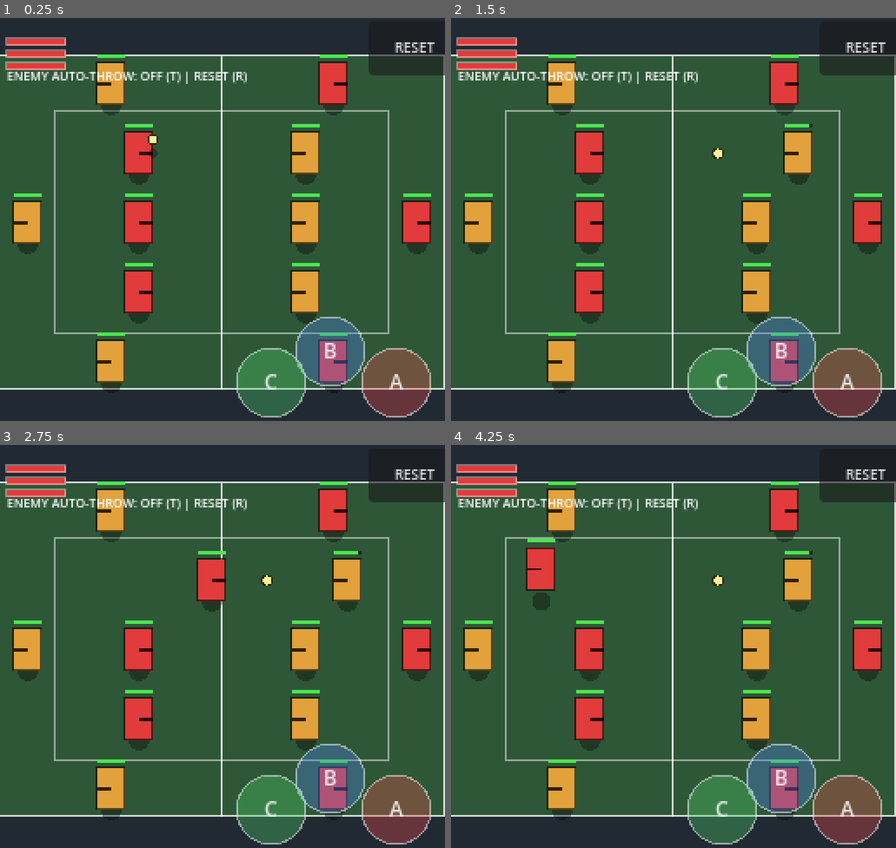
Above: before the commit, frames 1-4 (two rows, left to right).
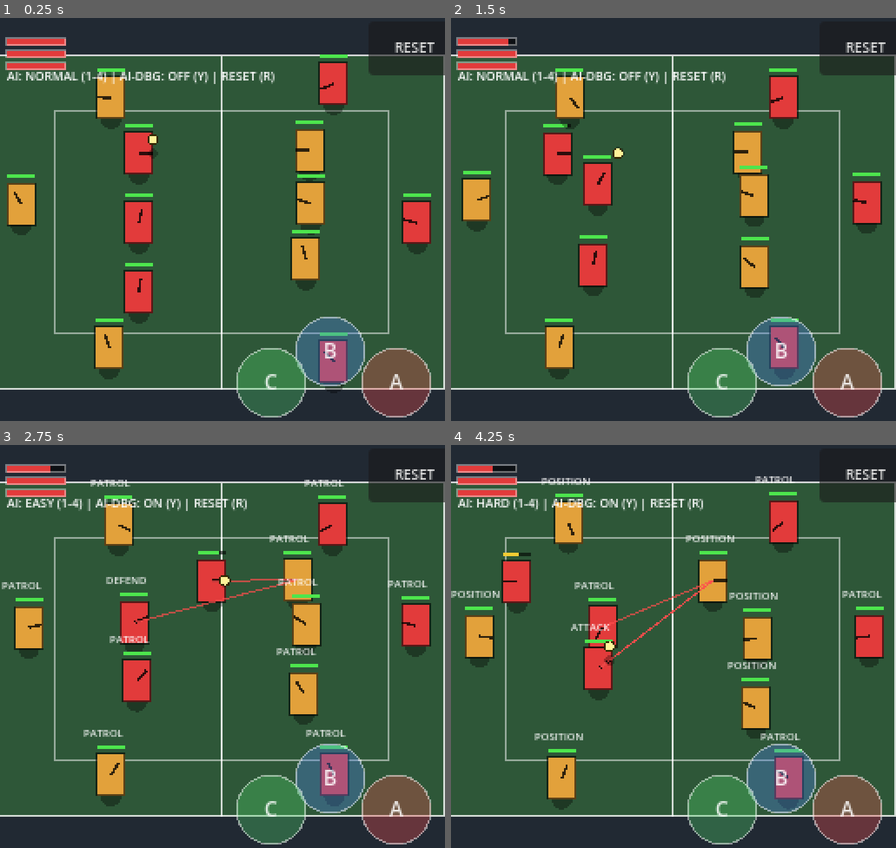
Above: after the commit, the same moments.

Repository: bitflickr/chou_nekketsu_koukou_kunio
Game: Godot game, scene res://scenes/court.tscn
Same seed, same stepped clock (60 frames per second), same inputs: the game is played once before the commit and once after it.
Inputs (mouse positions are in pixels of both pictures, inside the frame that each line leads up to):
- Up to frame 1 (0.25 s): no input
- Up to frame 2 (1.5 s): tap Enter at 0.5 s; drag from (673, 223) to (602, 155) at 0.52 s; drag from (584, 243) to (718, 155) at 1.27 s
- Up to frame 3 (2.75 s): move the mouse to (267, 557) at 2.02 s; hold D (kn_move_right) from 2.03 s (still down); tap Y at 2.1 s; tap 1 at 2.3 s
- Up to frame 4 (4.25 s): release D (kn_move_right) at 2.75 s; drag from (651, 735) to (540, 586) at 2.77 s; move the mouse to (807, 710) at 3.52 s; hold A (kn_move_left) from 3.53 s (still down); tap 2 at 3.6 s; tap Space (kn_jump) at 3.77 s; tap 3 at 3.8 s

The runs differ from the first frame. In frame 1, 6.2% of the frame differs, in the area x 1-97%, y 9-93%; in frame 2, 14%; in frame 3, 13%; in frame 4, 14%, in the area x 0-98%, y 5-93%.

Commit message:
feat(ai): implement M5 AI system
- Add AIController (PATROL/CHASE/ATTACK/PASS/DEFEND/POSITION state machine,
  4 difficulty levels, target selection, catch/dodge & pass decisions, debug viz)
- Inject AI intent hooks (ai_move/ai_jump/ai_catch/ai_crouch) into Character,
  reusing the existing state machine for non-player characters
- Wire controllers into Court for all non-player characters; hotkeys 1-4 switch
  difficulty, Y toggles AI debug draw
- Add test_l5 headless regression (difficulty params, target selection, throw,
  catch/dodge); all green, L1/L3 still pass
- Sync plans: roadmap M5 done, SP-M05 statuses/acceptance, GDD 9.4 impl notes
- Include missing companion .uid files for M4 scripts (GameManager, MatchHUD, L1/L3 tests)

Diff:
--- /dev/null
+++ b/source/scripts/character/ai_controller.gd
@@ -0,0 +1,421 @@
+class_name AIController
+extends Node2D
+## AI 行为控制器（M5）。
+##
+## 驱动非玩家角色完成巡逻/站位/追球/拾球/投球/传球/接球闪避等行为。
+## 通过向 Character 注入意图（ai_move / ai_jump / ai_catch / ai_crouch）复用既有角色
+## 状态机；持球时直接调用 Ball.throw / Ball.pass_to。
+##
+## 行为状态：PATROL / CHASE / ATTACK / PASS / DEFEND / POSITION（见 GDD §9）。
+## 难度参数：EASY / NORMAL / HARD / EXPERT（反应延迟、决策质量、必杀率、接球修正、站位精度）。
+
+enum AIState { PATROL, CHASE, ATTACK, PASS, DEFEND, POSITION }
+
+## 全局调试可视化开关（决策状态标签 + 目标连线），由 Court 按键切换。
+static var debug_draw := false
+
+## 触发威胁判定的来球半径（px）。
+const THREAT_RADIUS := 72.0
+
+## 难度参数表（索引 = Constants.AIDifficulty）。
+##   reaction     反应延迟（帧）：越大越迟钝
+##   quality      目标选择质量（0=随机，1=必选最优）
+##   special_rate 必杀技（跳投）使用倾向（占位，M6 细化）
+##   catch_corr   接球意愿阈值修正（提高则更敢接快球）
+##   jitter       站位精度偏差（px）
+const DIFFICULTY := [
+	{"reaction": 20, "quality": 0.0, "special_rate": 0.10, "catch_corr": -0.30, "jitter": 24.0},
+	{"reaction": 12, "quality": 0.70, "special_rate": 0.40, "catch_corr": 0.0, "jitter": 16.0},
+	{"reaction": 6, "quality": 0.90, "special_rate": 0.70, "catch_corr": 0.20, "jitter": 8.0},
+	{"reaction": 2, "quality": 1.0, "special_rate": 1.0, "catch_corr": 0.40, "jitter": 2.0},
+]
+
+const STATE_NAMES := ["PATROL", "CHASE", "ATTACK", "PASS", "DEFEND", "POSITION"]
+
+var character: Character = null
+var ball: Ball = null
+var difficulty := 1                  # Constants.AIDifficulty.NORMAL
+var ai_state: int = AIState.PATROL
+var home_position := Vector2.ZERO
+
+var _params: Dictionary = DIFFICULTY[1]
+var _prev_state: int = -1
+
+# 决策计时 / 反应
+var _threat_timer := 0               # 当前来球已被跟踪的帧数
+var _reacted := false                # 已对当前来球做出反应
+var _defend_action := ""             # "catch" / "crouch" / "side"
+var _side_dir := Vector2.ZERO        # 侧移闪避方向
+
+# 持球
+var _hold_timer := 0                 # 持球瞄准/出手计时
+var _want_special := false           # 本次进攻是否尝试跳投
+var _target: Character = null        # 当前投球目标
+
+
+func setup(c: Character, b: Ball, diff: int) -> void:
+	character = c
+	ball = b
+	set_difficulty(diff)
+	home_position = c.global_position
+
+
+func set_difficulty(diff: int) -> void:
+	difficulty = clampi(diff, 0, DIFFICULTY.size() - 1)
+	_params = DIFFICULTY[difficulty]
+
+
+# ---------------------------------------------------------------------------
+# 主循环
+# ---------------------------------------------------------------------------
+
+func _physics_process(_delta: float) -> void:
+	if character == null or not is_instance_valid(character):
+		queue_free()
+		return
+	global_position = character.global_position
+	if debug_draw:
+		queue_redraw()
+
+	# 比赛未进行 / 角色处于硬中断状态：保持静止，交由角色自身处理
+	if not GameManager.is_in_progress() \
+			or character.state in [Character.State.HIT, Character.State.DOWN, Character.State.OUT] \
+			or ball == null or not is_instance_valid(ball):
+		_clear_intent()
+		return
+
+	_update_state()
+	if ai_state != _prev_state:
+		_on_enter_state(ai_state)
+		_prev_state = ai_state
+	_clear_intent()
+	_execute_state()
+
+
+func _clear_intent() -> void:
+	if character == null:
+		return
+	character.ai_move = Vector2.ZERO
+	character.ai_jump = false
+	character.ai_catch = false
+	character.ai_crouch = false
+
+
+# ---------------------------------------------------------------------------
+# 状态选择（优先级：持球 > 来球威胁 > 拾球 > 站位/巡逻）
+# ---------------------------------------------------------------------------
+
+func _update_state() -> void:
+	if _holding():
+		ai_state = AIState.PASS if _should_pass() else AIState.ATTACK
+	elif _ball_is_threat():
+		ai_state = AIState.DEFEND
+	elif _should_chase():
+		ai_state = AIState.CHASE
+	elif _enemy_has_ball():
+		ai_state = AIState.POSITION
+	else:
+		ai_state = AIState.PATROL
+
+
+func _on_enter_state(s: int) -> void:
+	match s:
+		AIState.ATTACK:
+			_hold_timer = 0
+			_target = null
+			_want_special = randf() < float(_params.special_rate)
+		AIState.PASS:
+			_hold_timer = 0
+		AIState.DEFEND:
+			_threat_timer = 0
+			_reacted = false
+			_defend_action = ""
+
+
+func _execute_state() -> void:
+	match ai_state:
+		AIState.PATROL:
+			_execute_patrol()
+		AIState.POSITION:
+			_execute_position()
+		AIState.CHASE:
+			_execute_chase()
+		AIState.DEFEND:
+			_execute_defend()
+		AIState.ATTACK:
+			_execute_attack()
+		AIState.PASS:
+			_execute_pass()
+
+
+# ---------------------------------------------------------------------------
+# 行为：巡逻 / 站位（SP-M05.2）
+# ---------------------------------------------------------------------------
+
+## 无球且球未被任何一方持有：守在出生站位附近，面向球。
+func _execute_patrol() -> void:
+	_move_toward(home_position, maxf(float(_params.jitter), 6.0))
+	if character.ai_move == Vector2.ZERO:
+		_face(ball.global_position)
+
+
+## 对方持球时的防守站位：己方持球则前压，否则纵向跟随球以便拦截，面向球。
+func _execute_position() -> void:
+	var target := home_position
+	if _team_has_ball():
+		target.x += _attack_dir_x() * 24.0
+	else:
+		target.y = lerpf(home_position.y, ball.global_position.y, 0.4)
+	var j: float = float(_params.jitter)
+	target += Vector2(randf_range(-j, j), randf_range(-j, j))
+	_move_toward(target, maxf(j, 4.0))
+	if character.ai_move == Vector2.ZERO:
+		_face(ball.global_position)
+
+
+# ---------------------------------------------------------------------------
+# 行为：追球 / 拾球（SP-M05.3）
+# ---------------------------------------------------------------------------
+
+## 移向松弛的球；进入拾球半径后由 Ball 自动拾取。
+func _execute_chase() -> void:
+	_move_toward(ball.global_position, 2.0)
+
+
+# ---------------------------------------------------------------------------
+# 行为：接球 / 闪避（SP-M05.5）
+# ---------------------------------------------------------------------------
+
+func _execute_defend() -> void:
+	_face(ball.global_position)
+	if not _reacted:
+		_threat_timer += 1
+		if _threat_timer < int(_params.reaction):
+			return
+		_reacted = true
+		var speed_pf := ball.ground_velocity.length() / 60.0
+		var eff := Constants.catch_threshold(character.def) * (1.0 + float(_params.catch_corr))
+		if speed_pf <= eff:
+			_defend_action = "catch"
+		elif ball.duckable:
+			_defend_action = "crouch"
+		else:
+			_defend_action = "side"
+			var perp := ball.ground_velocity.normalized().orthogonal()
+			var away := character.global_position - ball.global_position
+			_side_dir = perp if away.dot(perp) >= 0.0 else -perp
+	# 持续应用已决定的反应
+	match _defend_action:
+		"catch":
+			character.ai_move = (ball.global_position - character.global_position).normalized()
+			character.ai_catch = true
+		"crouch":
+			character.ai_crouch = true
+		"side":
+			character.ai_move = _side_dir
+
+
+# ---------------------------------------------------------------------------
+# 行为：投球（SP-M05.4） / 传球（SP-M05.6）
+# ---------------------------------------------------------------------------
+
+func _execute_attack() -> void:
+	if not _valid_target(_target):
+		_target = _choose_target()
+	if _target == null:
+		_execute_pass()  # 无可投目标 → 退化为传球
+		return
+	_face(_target.global_position)
+	_hold_timer += 1
+	# 必杀（跳投）倾向：先起跳，待离地后以 JUMP 类型出手。
+	# 注意：持球时角色处于 IDLE/MOVE（拾球不切换至 HOLD），故以是否离地为判据。
+	if _want_special and not character.is_jumping():
+		character.ai_jump = true
+	if _hold_timer >= int(_params.reaction) + 8:
+		if _want_special and not character.is_jumping():
+			return  # 等待离地后再投
+		_throw_at(_target)
+
+
+func _execute_pass() -> void:
+	var mate := _best_pass_mate()
+	if mate == null:
+		# 无队友可传：若有敌方目标则改为投球
+		var t := _choose_target()
+		if t != null:
+			_face(t.global_position)
+			_hold_timer += 1
+			if _hold_timer >= int(_params.reaction) + 8:
+				_throw_at(t)
+		return
+	_face(mate.global_position)
+	_hold_timer += 1
+	if _hold_timer >= int(_params.reaction) + 4:
+		ball.pass_to(mate.global_position)
+		_hold_timer = 0
+
+
+func _throw_at(t: Character) -> void:
+	var dir := (t.global_position - character.global_position).normalized()
+	character.facing = dir
+	var type := Ball.ThrowType.JUMP if character.is_jumping() else Ball.ThrowType.STRAIGHT
+	ball.throw(dir, character.atk, type, character.height)
+	_hold_timer = 0
+
+
+## 目标选择（SP-M05.4）：按难度质量决定取最优（HP 最低 → 最近）或随机。
+func _choose_target() -> Character:
+	var enemies := _enemy_infield()
+	if enemies.is_empty():
+		return null
+	if randf() <= float(_params.quality):
+		enemies.sort_custom(_cmp_target)
+		return enemies[0]
+	return enemies[randi() % enemies.size()]
+
+
+func _cmp_target(a: Character, b: Character) -> bool:
+	if a.current_hp != b.current_hp:
+		return a.current_hp < b.current_hp
+	var da := a.global_position.distance_squared_to(character.global_position)
+	var db := b.global_position.distance_squared_to(character.global_position)
+	return da < db
+
+
+# ---------------------------------------------------------------------------
+# 移动 / 朝向辅助
+# ---------------------------------------------------------------------------
+
+func _move_toward(target: Vector2, deadzone: float) -> void:
+	var d := target - character.global_position
+	if d.length() <= deadzone:
+		character.ai_move = Vector2.ZERO
+	else:
+		character.ai_move = d.normalized()
+
+
+func _face(world_pos: Vector2) -> void:
+	var d := world_pos - character.global_position
+	if d.length() > 0.01:
+		character.facing = d.normalized()
+
+
+## 己方进攻方向的 x 符号（左队向右，右队向左）。
+func _attack_dir_x() -> float:
+	return 1.0 if character.is_left_team else -1.0
+
+
+# ---------------------------------------------------------------------------
+# 查询辅助
+# ---------------------------------------------------------------------------
+
+func _holding() -> bool:
+	return ball.holder == character
+
+
+func _team_has_ball() -> bool:
+	return ball.holder is Character and (ball.holder as Character).is_left_team == character.is_left_team
+
+
+func _enemy_has_ball() -> bool:
+	return ball.holder is Character and (ball.holder as Character).is_left_team != character.is_left_team
+
+
+func _valid_target(t: Character) -> bool:
+	return is_instance_valid(t) and t.is_infield \
+			and t.state != Character.State.DOWN and t.state != Character.State.OUT
+
+
+## 来球是否构成威胁：飞行中、有伤害、对方投出、朝我飞来且距离够近。
+func _ball_is_threat() -> bool:
+	if ball.state != Ball.State.FLYING or not ball.has_damage:
+		return false
+	if ball.thrower == null or ball.thrower.is_left_team == character.is_left_team:
+		return false
+	if character.is_invincible():
+		return false
+	var to_self := character.global_position - ball.global_position
+	if to_self.length() > THREAT_RADIUS:
+		return false
+	var vel := ball.ground_velocity
+	if vel.length() < 1.0:
+		return false
+	return vel.normalized().dot(to_self.normalized()) >= 0.5
+
+
+## 仅由距离球最近的活动队友负责追球，避免全队抢球。
+func _should_chase() -> bool:
+	if ball.holder != null:
+		return false
+	if ball.state != Ball.State.IDLE and ball.state != Ball.State.ROLLING:
+		return false
+	return _nearest_teammate_to_ball() == character
+
+
+func _enemy_infield() -> Array[Character]:
+	var out: Array[Character] = []
+	for n in character.get_tree().get_nodes_in_group(&"characters"):
+		var c := n as Character
+		if c == null or c.is_left_team == character.is_left_team or not c.is_infield:
+			continue
+		if c.state == Character.State.DOWN or c.state == Character.State.OUT:
+			continue
+		out.append(c)
+	return out
+
+
+func _nearest_teammate_to_ball() -> Character:
+	var best: Character = null
+	var best_d := INF
+	for n in character.get_tree().get_nodes_in_group(&"characters"):
+		var c := n as Character
+		if c == null or c.is_left_team != character.is_left_team:
+			continue
+		if c.state in [Character.State.DOWN, Character.State.OUT, Character.State.HIT]:
+			continue
+		var d: float = c.global_position.distance_squared_to(ball.global_position)
+		if d < best_d:
+			best_d = d
+			best = c
+	return best
+
+
+## 是否选择传球：无敌方内场可投，或自身在外场且有内场队友（按概率）。
+func _should_pass() -> bool:
+	if _enemy_infield().is_empty():
+		return true
+	if not character.is_infield and _best_pass_mate() != null:
+		return randf() < 0.5
+	return false
+
+
+## 传球目标：最靠近敌方半场（进攻进度最大）的活动内场队友。
+func _best_pass_mate() -> Character:
+	var best: Character = null
+	var best_prog := -INF
+	for n in character.get_tree().get_nodes_in_group(&"characters"):
+		var c := n as Character
+		if c == null or c == character or c.is_left_team != character.is_left_team:
+			continue
+		if not c.is_infield or c.state == Character.State.DOWN or c.state == Character.State.OUT:
+			continue
+		var prog := c.global_position.x * _attack_dir_x()
+		if prog > best_prog:
+			best_prog = prog
+			best = c
+	return best
+
+
+# ---------------------------------------------------------------------------
+# 调试可视化（SP-M05.8）
+# ---------------------------------------------------------------------------
+
+func _draw() -> void:
+	if not debug_draw or character == null:
+		return
+	var font := ThemeDB.fallback_font
+	draw_string(font, Vector2(-16, -22), STATE_NAMES[ai_state],
+			HORIZONTAL_ALIGNMENT_LEFT, -1, 6, Color(1, 1, 1, 0.9))
+	if _target != null and is_instance_valid(_target):
+		draw_line(Vector2.ZERO, _target.global_position - character.global_position,
+				Color(1, 0.3, 0.3, 0.7), 1.0)
--- a/source/scripts/character/character.gd
+++ b/source/scripts/character/character.gd
@@ -67,6 +67,14 @@
 var knockback_vel := Vector2.ZERO    # 击退速度（px/秒）
 var last_attacker: Character = null  # 最近一次击中本角色的投球者（用于反杀判定 SP-M04.4）
 
+# --- M5 AI 意图注入 ---
+# player_controlled=false 时，由 AIController 每帧写入下列意图，复用角色既有状态机。
+# ai_move 为期望移动向量（连续值）；ai_jump / ai_catch 为单帧边沿信号，被本帧消费后清零。
+var ai_move := Vector2.ZERO
+var ai_jump := false
+var ai_catch := false
+var ai_crouch := false
+
 @onready var _collision: CollisionShape2D = $CollisionShape2D
 
 # 队伍配色（占位）
@@ -110,6 +118,14 @@
 		jump_pressed = GameInput.is_just_pressed(GameInput.JUMP)
 		catch_pressed = GameInput.is_just_pressed(GameInput.THROW)
 		crouch_held = GameInput.is_pressed(GameInput.CROUCH)
+	else:
+		# AI 意图（由 AIController 注入）。边沿信号消费后立即清零，避免重复触发。
+		move_dir = ai_move
+		jump_pressed = ai_jump
+		catch_pressed = ai_catch
+		crouch_held = ai_crouch
+		ai_jump = false
+		ai_catch = false
 
 	# 下蹲（しゃがむ）：仅地面、未持球时；期间不可移动/跳跃/接球，可躲直线球
 	if _update_crouch(crouch_held):
--- a/source/scripts/court/court.gd
+++ b/source/scripts/court/court.gd
@@ -26,6 +26,10 @@
 var _left_team: Array[Character] = []
 var _right_team: Array[Character] = []
 
+# --- M5：AI 控制器 ---
+var _ai_controllers: Array[AIController] = []
+var _ai_difficulty := Constants.AIDifficulty.NORMAL
+
 # --- 调试：敌方自动投球（验证玩家方受击与内外场转移）。按 T 切换。---
 const AUTO_THROW_INTERVAL := 2.5
 var _auto_throw_on := false
@@ -38,6 +42,7 @@
 	randomize()
 	_spawn_teams()
 	_spawn_ball()
+	_spawn_ai()
 	_spawn_ui()
 	# 等待一帧确保所有角色 _ready 完成后再注册并开球
 	GameManager.setup_match(_left_team, _right_team, _ball)
@@ -99,6 +104,30 @@
 
 
 # ---------------------------------------------------------------------------
+# AI 控制器（SP-M05）
+# ---------------------------------------------------------------------------
+
+## 为所有非玩家角色挂载 AIController（含玩家方队友），构成完整可对战的比赛。
+func _spawn_ai() -> void:
+	for c in _left_team + _right_team:
+		if c == _player:
+			continue
+		var ai := AIController.new()
+		ai.name = "AI_%s_%d" % ["L" if c.is_left_team else "R", c.get_index()]
+		ai.setup(c, _ball, _ai_difficulty)
+		character_layer.add_child(ai)
+		_ai_controllers.append(ai)
+
+
+func _set_ai_difficulty(diff: int) -> void:
+	_ai_difficulty = clampi(diff, 0, AIController.DIFFICULTY.size() - 1)
+	for ai in _ai_controllers:
+		if is_instance_valid(ai):
+			ai.set_difficulty(_ai_difficulty)
+	_update_hint()
+
+
+# ---------------------------------------------------------------------------
 # UI
 # ---------------------------------------------------------------------------
 
@@ -121,7 +150,10 @@
 
 func _update_hint() -> void:
 	if _hint_label != null:
-		_hint_label.text = "ENEMY AUTO-THROW: %s (T) | RESET (R)" % ["ON" if _auto_throw_on else "OFF"]
+		var diff_names := ["EASY", "NORMAL", "HARD", "EXPERT"]
+		_hint_label.text = "AI: %s (1-4) | AI-DBG: %s (Y) | RESET (R)" % [
+			diff_names[_ai_difficulty], "ON" if AIController.debug_draw else "OFF",
+		]
 
 
 func _spawn_reset_button() -> void:
@@ -141,12 +173,24 @@
 
 func _unhandled_input(event: InputEvent) -> void:
 	if event is InputEventKey and event.pressed and not event.echo:
-		if event.physical_keycode == KEY_R:
-			_reset()
-		elif event.physical_keycode == KEY_T:
-			_auto_throw_on = not _auto_throw_on
-			_auto_throw_t = 0.0
-			_update_hint()
+		match event.physical_keycode:
+			KEY_R:
+				_reset()
+			KEY_T:
+				_auto_throw_on = not _auto_throw_on
+				_auto_throw_t = 0.0
+				_update_hint()
+			KEY_Y:
+				AIController.debug_draw = not AIController.debug_draw
+				_update_hint()
+			KEY_1:
+				_set_ai_difficulty(Constants.AIDifficulty.EASY)
+			KEY_2:
+				_set_ai_difficulty(Constants.AIDifficulty.NORMAL)
+			KEY_3:
+				_set_ai_difficulty(Constants.AIDifficulty.HARD)
+			KEY_4:
+				_set_ai_difficulty(Constants.AIDifficulty.EXPERT)
 
 
 # ---------------------------------------------------------------------------
--- /dev/null
+++ b/source/tests/test_l5.gd
@@ -0,0 +1,213 @@
+extends Node
+## L5 / M5（AI 系统）核心逻辑 headless 回归测试。
+##
+## 运行：godot --path source --headless res://tests/test_l5.tscn
+## 直接构造比赛 + AIController，逐帧驱动 AI 与角色物理，验证目标选择、投球出手、
+## 接球/闪避决策与难度参数差异。
+##
+## headless 无渲染：AIController._draw 不触发；逻辑均可在 _physics_process 中跑通。
+
+const FRAME := 1.0 / 60.0
+const CHAR_SCENE := preload("res://scenes/character.tscn")
+const BALL_SCENE := preload("res://scenes/ball.tscn")
+const AI_SCRIPT := preload("res://scripts/character/ai_controller.gd")
+
+var _failures := 0
+
+
+func _ready() -> void:
+	print("=== L5 / M5 headless tests ===")
+	_test_difficulty_params()
+	_test_target_selection_quality()
+	_test_attack_throws_ball()
+	_test_defend_catches_slow_ball()
+	_test_defend_dodges_fast_ball()
+	if _failures == 0:
+		print("ALL TESTS PASSED")
+		get_tree().quit(0)
+	else:
+		print("TESTS FAILED: %d" % _failures)
+		get_tree().quit(1)
+
+
+func _check(cond: bool, msg: String) -> void:
+	if cond:
+		print("  [PASS] " + msg)
+	else:
+		_failures += 1
+		print("  [FAIL] " + msg)
+
+
+# ---------------------------------------------------------------------------
+# 测试夹具
+# ---------------------------------------------------------------------------
+
+func _make_team(left: bool, team_id: int) -> Array[Character]:
+	var team: Array[Character] = []
+	var infield := CourtGeometry.infield_rect(left)
+	var out_rects := CourtGeometry.outfield_rects(left)
+	for i in Constants.INFIELD_PLAYERS:
+		var c := _make_char(left, team_id, true)
+		c.bounds_rects = [infield]
+		c.global_position = infield.get_center() + Vector2(0, -40 + i * 40)
+		add_child(c)
+		team.append(c)
+	for i in Constants.OUTFIELD_PLAYERS:
+		var c := _make_char(left, team_id, false)
+		c.bounds_rects = out_rects
+		c.global_position = out_rects[i % out_rects.size()].get_center()
+		add_child(c)
+		team.append(c)
+	return team
+
+
+func _make_char(left: bool, team_id: int, infield: bool) -> Character:
+	var c: Character = CHAR_SCENE.instantiate()
+	c.is_left_team = left
+	c.is_infield = infield
+	c.team = team_id
+	return c
+
+
+func _new_match() -> Array:
+	var left := _make_team(true, Constants.Team.JAPAN)
+	var right := _make_team(false, Constants.Team.INDIA)
+	var ball: Ball = BALL_SCENE.instantiate()
+	add_child(ball)
+	GameManager.setup_match(left, right, ball)
+	GameManager.start_match()
+	return [left, right, ball]
+
+
+func _make_ai(c: Character, ball: Ball, diff: int) -> AIController:
+	var ai: AIController = AI_SCRIPT.new()
+	ai.setup(c, ball, diff)
+	add_child(ai)
+	return ai
+
+
+## 逐帧驱动一名 AI 与其角色（AI 先写意图，角色随后消费）。
+func _step(ai: AIController, c: Character, frames: int) -> void:
+	for i in frames:
+		ai._physics_process(FRAME)
+		c._physics_process(FRAME)
+
+
+func _teardown(nodes: Array) -> void:
+	for n in nodes:
+		if is_instance_valid(n):
+			n.queue_free()
+
+
+# ---------------------------------------------------------------------------
+# 测试用例
+# ---------------------------------------------------------------------------
+
+func _test_difficulty_params() -> void:
+	print("- difficulty params escalate (SP-M05.7)")
+	var p := AIController.DIFFICULTY
+	_check(p.size() == 4, "四级难度参数齐备")
+	_check(p[0].reaction > p[3].reaction, "反应延迟：EASY > EXPERT")
+	_check(p[0].quality < p[3].quality, "决策质量：EASY < EXPERT")
+	_check(p[0].jitter > p[3].jitter, "站位精度：EASY 偏差更大")
+	_check(p[0].catch_corr < p[3].catch_corr, "接球修正：EASY < EXPERT")
+
+
+func _test_target_selection_quality() -> void:
+	print("- expert AI targets lowest-HP enemy (SP-M05.4)")
+	var m := _new_match()
+	var left: Array = m[0]
+	var right: Array = m[1]
+	var ball: Ball = m[2]
+	# 右队 AI 选择左队（敌方）内场目标：令 left[1] HP 最低
+	left[0].current_hp = 30
+	left[1].current_hp = 5
+	left[2].current_hp = 30
+	var ai := _make_ai(right[0], ball, Constants.AIDifficulty.EXPERT)
+	var t := ai._choose_target()
+	_check(t == left[1], "EXPERT 必选 HP 最低的内场敌人")
+	_teardown(left + right + [ball, ai])
+
+
+func _test_attack_throws_ball() -> void:
+	print("- holding AI throws at enemy (SP-M05.4)")
+	var m := _new_match()
+	var left: Array = m[0]
+	var right: Array = m[1]
+	var ball: Ball = m[2]
+	var shooter: Character = right[0]
+	# 强制 shooter 持球（拾球不切换至 HOLD：角色持球时仍处于 IDLE/MOVE）
+	ball.global_position = shooter.global_position
+	ball.hold_by(shooter)
+	_check(ball.holder == shooter, "shooter 成为持球者")
+	var ai := _make_ai(shooter, ball, Constants.AIDifficulty.EXPERT)
+	var threw := false
+	for i in 60:
+		ai._physics_process(FRAME)
+		shooter._physics_process(FRAME)
+		ball._physics_process(FRAME)
+		if ball.state == Ball.State.FLYING:
+			threw = true
+			break
+	_check(threw, "AI 在瞄准延迟后投出球")
+	_check(ball.thrower == shooter, "投球者为该 AI 角色")
+	_teardown(left + right + [ball, ai])
+
+
+func _test_defend_catches_slow_ball() -> void:
+	print("- AI catches slow incoming ball (SP-M05.5)")
+	var m := _new_match()
+	var left: Array = m[0]
+	var right: Array = m[1]
+	var ball: Ball = m[2]
+	var defender: Character = left[0]
+	var attacker: Character = right[0]
+	defender.global_position = Vector2(100, 120)
+	# 慢速来球（低于接球阈值），从右侧朝左飞向 defender
+	ball.holder = null  # 清除跳球分配的持球者
+	ball.thrower = attacker
+	ball.has_damage = true
+	ball.duckable = true
+	ball.state = Ball.State.FLYING
+	ball.global_position = defender.global_position + Vector2(40, 0)
+	ball.ground_velocity = Vector2(-Constants.CATCH_BASE * 30.0, 0)  # 远低于阈值
+	var ai := _make_ai(defender, ball, Constants.AIDifficulty.EXPERT)
+	var reacted_catch := false
+	for i in 30:
+		ai._physics_process(FRAME)
+		defender._physics_process(FRAME)
+		if ai._defend_action == "catch":
+			reacted_catch = true
+			break
+	_check(ai.ai_state == AIController.AIState.DEFEND, "进入 DEFEND 状态")
+	_check(reacted_catch, "对慢速球选择接球")
+	_teardown(left + right + [ball, ai])
+
+
+func _test_defend_dodges_fast_ball() -> void:
+	print("- AI dodges fast incoming ball (SP-M05.5)")
+	var m := _new_match()
+	var left: Array = m[0]
+	var right: Array = m[1]
+	var ball: Ball = m[2]
+	var defender: Character = left[0]
+	var attacker: Character = right[0]
+	defender.global_position = Vector2(100, 120)
+	# 高速直线球（远超阈值），可下蹲躲
+	ball.holder = null  # 清除跳球分配的持球者
+	ball.thrower = attacker
+	ball.has_damage = true
+	ball.duckable = true
+	ball.state = Ball.State.FLYING
+	ball.global_position = defender.global_position + Vector2(40, 0)
+	ball.ground_velocity = Vector2(-Constants.CATCH_BASE * 60.0 * 4.0, 0)
+	var ai := _make_ai(defender, ball, Constants.AIDifficulty.EXPERT)
+	var dodged := false
+	for i in 30:
+		ai._physics_process(FRAME)
+		defender._physics_process(FRAME)
+		if ai._defend_action == "crouch" or ai._defend_action == "side":
+			dodged = true
+			break
+	_check(dodged, "对高速球选择闪避（下蹲/侧移）")
+	_teardown(left + right + [ball, ai])
--- /dev/null
+++ b/source/tests/test_l5.tscn
@@ -0,0 +1,6 @@
+[gd_scene load_steps=2 format=3 uid="uid://b0nekketsutest05"]
+
+[ext_resource type="Script" path="res://tests/test_l5.gd" id="1_test"]
+
+[node name="TestL5" type="Node"]
+script = ExtResource("1_test")
Not shown, added: source/scripts/character/ai_controller.gd.uid
Not shown, added: source/scripts/global/game_manager.gd.uid
Not shown, added: source/scripts/ui/match_hud.gd.uid
Not shown, added: source/tests/test_l1.gd.uid
Not shown, added: source/tests/test_l3.gd.uid
Not shown, added: source/tests/test_l5.gd.uid
Not shown, changed: plans/master_plan/development_roadmap.md
Not shown, changed: plans/master_plan/game_design_document.md
Not shown, changed: plans/story_point/SP-M05-ai-system.md
